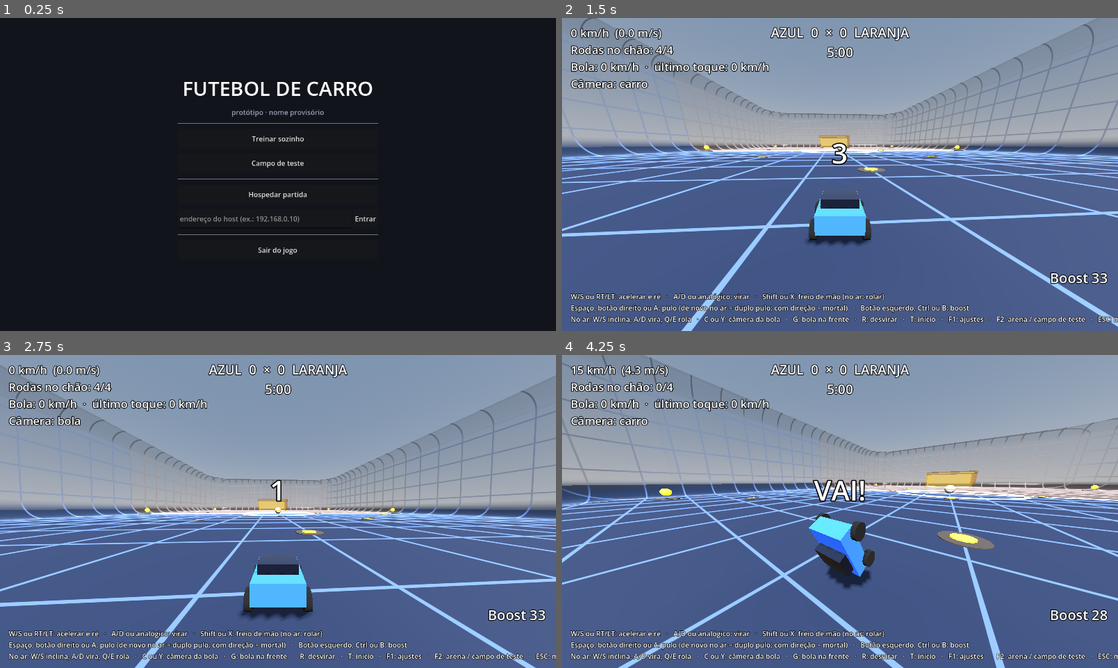
Above: before the commit, frames 1-4 (two rows, left to right).
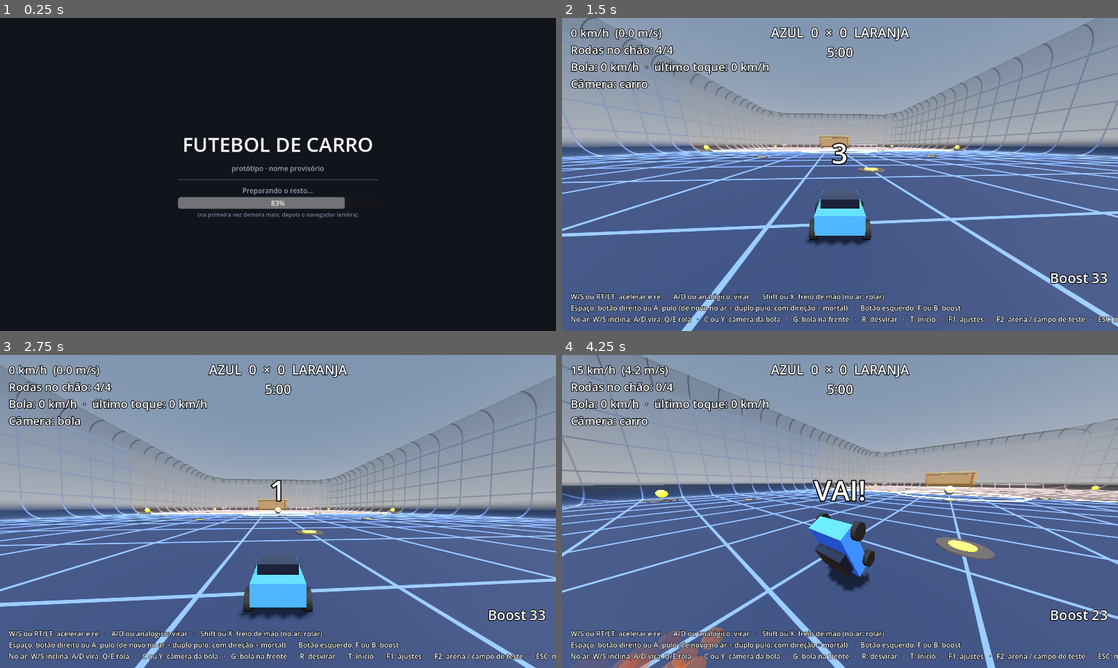
Above: after the commit, the same moments.

Repository: Lelokz/JogoDoCarro
Game: Godot game, scene res://cenas/menu.tscn
Same seed, same stepped clock (60 frames per second), same inputs: the game is played once before the commit and once after it.
Inputs (mouse positions are in pixels of both pictures, inside the frame that each line leads up to):
- Up to frame 1 (0.25 s): no input
- Up to frame 2 (1.5 s): click "Treinar sozinho" at 0.5 s; tap Enter (ui_accept) at 1.25 s; move the mouse to (962, 158) at 1.27 s; press the mouse at (962, 158) at 1.28 s; hold D (direita) from 1.28 s (still down); tap W (acelerar) at 1.35 s
- Up to frame 3 (2.75 s): tap Space (pulo) at 1.52, 1.82, 2.27, 2.57 s; tap Enter (ui_accept) at 2 s; move the mouse to (166, 527) at 2.02 s; release D (direita) at 2.03 s; release the mouse at (166, 527) at 2.03 s; hold Down from 2.03 s (still down); click (166, 527) at 2.1 s; tap C (camera_bola) at 2.3 s
- Up to frame 4 (4.25 s): move the mouse to (895, 442) at 2.77 s; release Down at 2.78 s; hold D (direita) 2.78-3.53 s; tap C (camera_bola) at 2.85 s; click (895, 442) at 2.92 s; tap R (desvirar) at 3.05, 3.6 s; move the mouse to (812, 574) at 3.52 s; hold S (nariz_cima) from 3.53 s (still down); click (812, 574) at 3.67 s; tap Space (pulo) at 3.77, 4.07 s; tap F at 3.8 s

The runs differ from the first frame. In frame 1, 4.0% of the frame differs, in the area x 31-69%, y 20-76%; in frame 2, 0.3%; in frame 3, 0.3%; in frame 4, 15%, in the area x 0-100%, y 0-100%.

Commit message:
Carregamento: 2 shaders só, tela de carregamento em etapas, Treinar sozinho abre na hora; boost no F (Ctrl+W fechava a aba)

Diff:
--- a/jogo/cenas/bola.tscn
+++ b/jogo/cenas/bola.tscn
@@ -1,7 +1,6 @@
-[gd_scene load_steps=7 format=3]
+[gd_scene load_steps=5 format=3]
 
 [ext_resource type="Script" path="res://scripts/bola.gd" id="1"]
-[ext_resource type="Shader" path="res://shaders/bola.gdshader" id="2"]
 
 [sub_resource type="PhysicsMaterial" id="material_fisico"]
 friction = 0.35
@@ -10,11 +9,7 @@
 [sub_resource type="SphereShape3D" id="forma"]
 radius = 0.9125
 
-[sub_resource type="ShaderMaterial" id="material"]
-shader = ExtResource("2")
-
 [sub_resource type="SphereMesh" id="malha"]
-material = SubResource("material")
 radius = 0.9125
 height = 1.825
 
--- a/jogo/cenas/carro.tscn
+++ b/jogo/cenas/carro.tscn
@@ -8,23 +8,13 @@
 [sub_resource type="BoxMesh" id="malha_corpo"]
 size = Vector3(0.84, 0.36, 1.18)
 
-[sub_resource type="StandardMaterial3D" id="mat_corpo"]
-albedo_color = Color(0.2, 0.45, 0.95, 1)
-
 [sub_resource type="BoxMesh" id="malha_cabine"]
 size = Vector3(0.7, 0.18, 0.5)
-
-[sub_resource type="StandardMaterial3D" id="mat_cabine"]
-albedo_color = Color(0.08, 0.1, 0.16, 1)
-roughness = 0.2
 
 [sub_resource type="CylinderMesh" id="malha_roda"]
 top_radius = 0.17
 bottom_radius = 0.17
 height = 0.12
-
-[sub_resource type="StandardMaterial3D" id="mat_roda"]
-albedo_color = Color(0.07, 0.07, 0.07, 1)
 
 [node name="Carro" type="RigidBody3D"]
 mass = 180.0
@@ -35,37 +25,31 @@
 
 [node name="Corpo" type="MeshInstance3D" parent="."]
 mesh = SubResource("malha_corpo")
-surface_material_override/0 = SubResource("mat_corpo")
 
 [node name="Cabine" type="MeshInstance3D" parent="."]
 transform = Transform3D(1, 0, 0, 0, 1, 0, 0, 0, 1, 0, 0.27, 0.08)
 mesh = SubResource("malha_cabine")
-surface_material_override/0 = SubResource("mat_cabine")
 
 [node name="RodaFE" type="Marker3D" parent="."]
 transform = Transform3D(1, 0, 0, 0, 1, 0, 0, 0, 1, -0.46, -0.08, -0.42)
 
 [node name="Pneu" type="MeshInstance3D" parent="RodaFE"]
 mesh = SubResource("malha_roda")
-surface_material_override/0 = SubResource("mat_roda")
 
 [node name="RodaFD" type="Marker3D" parent="."]
 transform = Transform3D(1, 0, 0, 0, 1, 0, 0, 0, 1, 0.46, -0.08, -0.42)
 
 [node name="Pneu" type="MeshInstance3D" parent="RodaFD"]
 mesh = SubResource("malha_roda")
-surface_material_override/0 = SubResource("mat_roda")
 
 [node name="RodaTE" type="Marker3D" parent="."]
 transform = Transform3D(1, 0, 0, 0, 1, 0, 0, 0, 1, -0.46, -0.08, 0.42)
 
 [node name="Pneu" type="MeshInstance3D" parent="RodaTE"]
 mesh = SubResource("malha_roda")
-surface_material_override/0 = SubResource("mat_roda")
 
 [node name="RodaTD" type="Marker3D" parent="."]
 transform = Transform3D(1, 0, 0, 0, 1, 0, 0, 0, 1, 0.46, -0.08, 0.42)
 
 [node name="Pneu" type="MeshInstance3D" parent="RodaTD"]
 mesh = SubResource("malha_roda")
-surface_material_override/0 = SubResource("mat_roda")
--- a/jogo/project.godot
+++ b/jogo/project.godot
@@ -7,6 +7,8 @@
 config/name="Protótipo - Futebol de Carro"
 run/main_scene="res://cenas/menu.tscn"
 config/features=PackedStringArray("4.7", "Forward Plus")
+boot_splash/bg_color=Color(0.07, 0.08, 0.11, 1)
+boot_splash/show_image=false
 
 [autoload]
 
--- a/jogo/scripts/arena.gd
+++ b/jogo/scripts/arena.gd
@@ -18,16 +18,13 @@
 const COR_AZUL := Color(0.15, 0.4, 1.0)
 const COR_LARANJA := Color(1.0, 0.5, 0.1)
 
-var material := ShaderMaterial.new()
-var material_vidro := ShaderMaterial.new()
+var material: ShaderMaterial
+var material_vidro: ShaderMaterial
 
 
 func _ready() -> void:
-	material.shader = preload("res://shaders/arena.gdshader")
-	material.set_shader_parameter("metade_comprimento", COMPRIMENTO / 2.0)
-	material.set_shader_parameter("meia_largura_gol", GOL_LARGURA / 2.0)
-	material_vidro.shader = preload("res://shaders/arena_vidro.gdshader")
-	material_vidro.set_shader_parameter("metade_comprimento", COMPRIMENTO / 2.0)
+	material = Materiais.chao_da_arena(COMPRIMENTO / 2.0, GOL_LARGURA / 2.0)
+	material_vidro = Materiais.vidro(COMPRIMENTO / 2.0)
 	criar_chao_de_fora()
 	criar_bloco(Vector3(0, -0.5, 0), Vector3(LARGURA + 2.0, 1.0, COMPRIMENTO + 2.0 * GOL_FUNDO + 4.0), material)
 	# teto: só colisão, pra ver o céu
@@ -136,10 +133,7 @@
 
 
 func criar_gol(lado: float, cor: Color) -> void:
-	var rede := StandardMaterial3D.new()
-	rede.albedo_color = Color(cor.r, cor.g, cor.b, 0.35)
-	rede.transparency = BaseMaterial3D.TRANSPARENCY_ALPHA
-	rede.cull_mode = BaseMaterial3D.CULL_DISABLED
+	var rede := Materiais.transparente(Color(cor.r, cor.g, cor.b, 0.35))
 	var g := GOL_LARGURA / 2.0
 	var linha := lado * COMPRIMENTO / 2.0
 	criar_bloco(Vector3(0, GOL_ALTURA / 2.0, linha + lado * (GOL_FUNDO + 0.5)), Vector3(GOL_LARGURA + 2.0, GOL_ALTURA, 1.0), rede)
@@ -154,9 +148,7 @@
 	desenho.mesh = PlaneMesh.new()
 	desenho.mesh.size = Vector2(600, 600)
 	desenho.position.y = -1.0
-	var cor := StandardMaterial3D.new()
-	cor.albedo_color = Color(0.07, 0.08, 0.1)
-	desenho.material_override = cor
+	desenho.material_override = Materiais.liso(Color(0.07, 0.08, 0.1), 0.9)
 	add_child(desenho)
 
 
--- a/jogo/scripts/bola.gd
+++ b/jogo/scripts/bola.gd
@@ -29,6 +29,7 @@
 
 func _ready() -> void:
 	carro = get_node(carro_caminho)
+	$Desenho.material_override = Materiais.bola()
 	ponto_inicial = global_transform
 	contact_monitor = true
 	max_contacts_reported = 4
--- a/jogo/scripts/campo_teste.gd
+++ b/jogo/scripts/campo_teste.gd
@@ -16,11 +16,11 @@
 	[Vector3(-45, 3, 0), Vector3(2, 6, 60)],
 ]
 
-var material_grade := ShaderMaterial.new()
+var material_grade: ShaderMaterial
 
 
 func _ready() -> void:
-	material_grade.shader = preload("res://shaders/grade.gdshader")
+	material_grade = Materiais.grade()
 	# ainda não tem os pads de boost (etapa 5): aqui o tanque enche sozinho
 	$Carro.recarga_boost = 20.0
 	criar_bloco(Vector3(0, -0.5, 0), Vector3(TAMANHO_CHAO, 1, TAMANHO_CHAO), Basis())
--- a/jogo/scripts/carro.gd
+++ b/jogo/scripts/carro.gd
@@ -100,6 +100,11 @@
 func _ready() -> void:
 	add_to_group("carros")
 	ponto_inicial = global_transform
+	$Corpo.material_override = Materiais.liso(Color(0.2, 0.45, 0.95))
+	$Cabine.material_override = Materiais.liso(Color(0.08, 0.1, 0.16), 0.2)
+	var pneu := Materiais.liso(Color(0.07, 0.07, 0.07))
+	for roda in rodas:
+		roda.get_node("Pneu").material_override = pneu
 	criar_rastro()
 
 
@@ -402,9 +407,7 @@
 
 
 func definir_time(time: String) -> void:
-	var cor := StandardMaterial3D.new()
-	cor.albedo_color = Color(0.2, 0.45, 0.95) if time == "azul" else Color(1.0, 0.5, 0.12)
-	$Corpo.material_override = cor
+	$Corpo.material_override = Materiais.liso(Color(0.2, 0.45, 0.95) if time == "azul" else Color(1.0, 0.5, 0.12))
 
 
 func estimar_rodas() -> void:
@@ -483,11 +486,7 @@
 	bolinha.height = 0.18
 	bolinha.radial_segments = 8
 	bolinha.rings = 4
-	var material := StandardMaterial3D.new()
-	material.shading_mode = BaseMaterial3D.SHADING_MODE_UNSHADED
-	material.vertex_color_use_as_albedo = true
-	material.transparency = BaseMaterial3D.TRANSPARENCY_ALPHA
-	bolinha.material = material
+	bolinha.material = Materiais.rastro()
 	rastro.mesh = bolinha
 	var cores := Gradient.new()
 	cores.set_color(0, Color(1.0, 0.8, 0.3, 1.0))
--- a/jogo/scripts/controles.gd
+++ b/jogo/scripts/controles.gd
@@ -9,7 +9,8 @@
 	adicionar("direita", [KEY_D, KEY_RIGHT], [], [[JOY_AXIS_LEFT_X, 1.0]])
 	adicionar("freio_mao", [KEY_SHIFT], [JOY_BUTTON_X], [])
 	adicionar("pulo", [KEY_SPACE], [JOY_BUTTON_A], [], [MOUSE_BUTTON_RIGHT])
-	adicionar("boost", [KEY_CTRL], [JOY_BUTTON_B], [], [MOUSE_BUTTON_LEFT])
+	# sem Ctrl: no navegador Ctrl+W (boost + acelerar) fecha a aba, e o site não consegue impedir
+	adicionar("boost", [KEY_F], [JOY_BUTTON_B], [], [MOUSE_BUTTON_LEFT])
 	# no ar: W/S e o analógico pra cima/baixo inclinam o nariz
 	adicionar("nariz_baixo", [KEY_W, KEY_UP], [], [[JOY_AXIS_LEFT_Y, -1.0]])
 	adicionar("nariz_cima", [KEY_S, KEY_DOWN], [], [[JOY_AXIS_LEFT_Y, 1.0]])
--- a/jogo/scripts/hud.gd
+++ b/jogo/scripts/hud.gd
@@ -16,7 +16,7 @@
 	var hospedando := ""
 	if Rede.modo == "host":
 		hospedando = "HOSPEDANDO · teus amigos entram em: %s\n" % "  ou  ".join(Rede.enderecos_deste_pc())
-	$Controles.text = hospedando + "W/S ou RT/LT: acelerar e ré …(144 unchanged characters)… direção = mortal)   ·   Botão esquerdo, Ctrl ou B: boost\nNo ar: W/S inclina, A/D vi …(189 unchanged characters)…
+	$Controles.text = hospedando + "W/S ou RT/LT: acelerar e ré …(144 unchanged characters)… direção = mortal)   ·   Botão esquerdo, F ou B: boost\nNo ar: W/S inclina, A/D vi …(189 unchanged characters)…
 
 
 func _process(_delta: float) -> void:
--- /dev/null
+++ b/jogo/scripts/materiais.gd
@@ -0,0 +1,60 @@
+class_name Materiais
+extends RefCounted
+
+# Todos os materiais do jogo saem daqui, de só dois shaders (sólido e transparente).
+# Medido em 30/10/2026: cada shader diferente custava ~1 s pro navegador compilar na primeira
+# vez que o jogo abria; com tudo em dois, o "Treinar sozinho" abre na hora.
+
+const SOLIDO := preload("res://shaders/superficie.gdshader")
+const TRANSPARENTE := preload("res://shaders/transparente.gdshader")
+
+
+static func liso(cor: Color, aspereza := 0.8, brilho := Color.BLACK, forca_brilho := 0.0) -> ShaderMaterial:
+	var m := novo(SOLIDO, 1)
+	m.set_shader_parameter("cor", cor)
+	m.set_shader_parameter("aspereza", aspereza)
+	m.set_shader_parameter("brilho", brilho)
+	m.set_shader_parameter("forca_brilho", forca_brilho)
+	return m
+
+
+static func chao_da_arena(metade_comprimento: float, meia_largura_gol: float) -> ShaderMaterial:
+	var m := novo(SOLIDO, 0)
+	m.set_shader_parameter("metade_comprimento", metade_comprimento)
+	m.set_shader_parameter("meia_largura_gol", meia_largura_gol)
+	return m
+
+
+static func bola() -> ShaderMaterial:
+	var m := novo(SOLIDO, 2)
+	m.set_shader_parameter("aspereza", 0.5)
+	return m
+
+
+static func grade() -> ShaderMaterial:
+	var m := novo(SOLIDO, 3)
+	m.set_shader_parameter("aspereza", 0.9)
+	return m
+
+
+static func vidro(metade_comprimento: float) -> ShaderMaterial:
+	var m := novo(TRANSPARENTE, 0)
+	m.set_shader_parameter("metade_comprimento", metade_comprimento)
+	return m
+
+
+static func transparente(cor: Color) -> ShaderMaterial:
+	var m := novo(TRANSPARENTE, 1)
+	m.set_shader_parameter("cor", cor)
+	return m
+
+
+static func rastro() -> ShaderMaterial:
+	return novo(TRANSPARENTE, 2)
+
+
+static func novo(shader: Shader, tipo: int) -> ShaderMaterial:
+	var m := ShaderMaterial.new()
+	m.shader = shader
+	m.set_shader_parameter("tipo", tipo)
+	return m
--- a/jogo/scripts/menu.gd
+++ b/jogo/scripts/menu.gd
@@ -7,6 +7,18 @@
 
 var endereco := LineEdit.new()
 var aviso := Label.new()
+var opcoes := VBoxContainer.new()
+# Tela de carregamento: monta a arena escondida e mostra ela aos poucos (céu, coisas sólidas, vidro,
+# rastro do boost, resto), um pedaço por quadro. A placa de vídeo compila os shaders de cada pedaço
+# e a barra anda entre um e outro. Depois disso o "Treinar sozinho" abre na hora.
+# (No navegador, compilar tudo de uma vez travava 10 a 20 s na primeira vez.)
+const ETAPAS := ["Carregando a arena", "Preparando o céu", "Preparando o chão e os carros", "Preparando o vidro", "Preparando o boost", "Preparando o resto", "Pronto"]
+var carregando := VBoxContainer.new()
+var barra := ProgressBar.new()
+var etapa_texto := Label.new()
+var janela_escondida: SubViewport
+var etapa := -1
+var quadro := 0
 
 
 func _ready() -> void:
@@ -35,6 +47,28 @@
 	subtitulo.add_theme_color_override("font_color", Color(0.6, 0.63, 0.7))
 	caixa.add_child(subtitulo)
 	caixa.add_child(HSeparator.new())
+
+	etapa_texto.horizontal_alignment = HORIZONTAL_ALIGNMENT_CENTER
+	etapa_texto.add_theme_color_override("font_color", Color(0.6, 0.63, 0.7))
+	barra.custom_minimum_size.y = 26
+	barra.max_value = ETAPAS.size() - 1
+	var primeira_vez := Label.new()
+	primeira_vez.text = "(na primeira vez demora mais; depois o navegador lembra)"
+	primeira_vez.horizontal_alignment = HORIZONTAL_ALIGNMENT_CENTER
+	primeira_vez.add_theme_font_size_override("font_size", 13)
+	primeira_vez.add_theme_color_override("font_color", Color(0.45, 0.48, 0.55))
+	carregando.add_child(etapa_texto)
+	carregando.add_child(barra)
+	carregando.add_child(primeira_vez)
+	caixa.add_child(carregando)
+	opcoes.add_theme_constant_override("separation", 12)
+	caixa.add_child(opcoes)
+	var ja_carregou := Rede.cena_arena != null
+	carregando.visible = not ja_carregou
+	opcoes.visible = ja_carregou
+	if not ja_carregou:
+		etapa_texto.text = ETAPAS[0] + "…"
+	caixa = opcoes
 
 	caixa.add_child(botao("Treinar sozinho", func() -> void: Rede.treinar()))
 	caixa.add_child(botao("Campo de teste", func() -> void: Rede.treinar("res://cenas/campo_teste.tscn")))
@@ -75,6 +109,61 @@
 			entrar.call_deferred()
 
 
+func _process(_delta: float) -> void:
+	if not carregando.visible:
+		return
+	# dois quadros leves entre uma etapa pesada e outra: senão o navegador não mostra a barra andando
+	quadro += 1
+	if quadro % 3 != 0:
+		return
+	etapa += 1
+	match etapa:
+		0:
+			Rede.cena_arena = load("res://cenas/arena.tscn")
+			janela_escondida = SubViewport.new()
+			janela_escondida.size = Vector2i(64, 64)
+			janela_escondida.own_world_3d = true
+			janela_escondida.render_target_update_mode = SubViewport.UPDATE_ALWAYS
+			add_child(janela_escondida)
+			janela_escondida.add_child(Rede.cena_arena.instantiate())
+			mostrar_pedaco(func(_no: Node) -> bool: return false)
+		1:
+			mostrar_pedaco(func(no: Node) -> bool: return usa_shader(no, Materiais.SOLIDO))
+		2:
+			mostrar_pedaco(func(no: Node) -> bool: return usa_shader(no, Materiais.TRANSPARENTE))
+		3:
+			janela_escondida.get_child(0).get_node("Carro").boostando = true
+			mostrar_pedaco(func(no: Node) -> bool: return no is CPUParticles3D)
+		4:
+			mostrar_pedaco(func(_no: Node) -> bool: return true)
+			for camada in janela_escondida.find_children("*", "CanvasLayer", true, false):
+				camada.visible = true
+		_:
+			janela_escondida.queue_free()
+			janela_escondida = null
+			carregando.visible = false
+			opcoes.visible = true
+			return
+	barra.value = etapa + 1
+	etapa_texto.text = ETAPAS[etapa + 1] + "…"
+
+
+func mostrar_pedaco(mostrar: Callable) -> void:
+	# deixa visível só o que já foi preparado + o pedaço novo
+	for no in janela_escondida.find_children("*", "GeometryInstance3D", true, false):
+		no.visible = no.visible or mostrar.call(no)
+		if etapa == 0:
+			no.visible = false
+	if etapa == 0:
+		for camada in janela_escondida.find_children("*", "CanvasLayer", true, false):
+			camada.visible = false
+
+
+func usa_shader(no: Node, shader: Shader) -> bool:
+	var material: Material = no.material_override if no is GeometryInstance3D else null
+	return material is ShaderMaterial and material.shader == shader
+
+
 func montar_aviso(caixa: VBoxContainer) -> void:
 	aviso.autowrap_mode = TextServer.AUTOWRAP_WORD_SMART
 	aviso.horizontal_alignment = HORIZONTAL_ALIGNMENT_CENTER
--- a/jogo/scripts/partida.gd
+++ b/jogo/scripts/partida.gd
@@ -463,9 +463,7 @@
 	base.mesh.bottom_radius = base.mesh.top_radius
 	base.mesh.height = 0.04
 	base.position.y = 0.02
-	var cor_base := StandardMaterial3D.new()
-	cor_base.albedo_color = Color(0.25, 0.22, 0.2)
-	base.material_override = cor_base
+	base.material_override = Materiais.liso(Color(0.25, 0.22, 0.2))
 	var brilho := MeshInstance3D.new()
 	if grande:
 		brilho.mesh = SphereMesh.new()
@@ -478,12 +476,7 @@
 		brilho.mesh.bottom_radius = 0.45
 		brilho.mesh.height = 0.08
 		brilho.position.y = 0.06
-	var cor := StandardMaterial3D.new()
-	cor.albedo_color = Color(1.0, 0.6, 0.15)
-	cor.emission_enabled = true
-	cor.emission = Color(1.0, 0.5, 0.1)
-	cor.emission_energy_multiplier = 2.0
-	brilho.material_override = cor
+	brilho.material_override = Materiais.liso(Color(1.0, 0.6, 0.15), 0.5, Color(1.0, 0.5, 0.1), 2.0)
 	raiz.add_child(base)
 	raiz.add_child(brilho)
 	add_child(raiz)
--- a/jogo/scripts/rede.gd
+++ b/jogo/scripts/rede.gd
@@ -14,6 +14,7 @@
 var modo := "sozinho"   # "sozinho", "host" ou "cliente"
 var aviso := ""         # recado pro menu (ex.: "o host fechou a partida")
 var leu_linha_de_comando := false   # o -- --hospedar / --entrar só vale quando o jogo abre
+var cena_arena: PackedScene   # carregada no menu e guardada: o "Treinar sozinho" não espera carregar
 var ajustes_do_host := {}   # quem entrou guarda os ajustes do carro que o host mandou
 # teste: finge internet lenta segurando cada mensagem que sai (-- --atraso=60 = 60 ms)
 var atraso := 0.0
@@ -44,7 +45,10 @@
 
 func treinar(cena := "res://cenas/arena.tscn") -> void:
 	modo = "sozinho"
-	get_tree().change_scene_to_file(cena)
+	if cena == "res://cenas/arena.tscn" and cena_arena:
+		get_tree().change_scene_to_packed(cena_arena)
+	else:
+		get_tree().change_scene_to_file(cena)
 
 
 func hospedar() -> Error:
--- a/jogo/shaders/arena.gdshader
+++ /dev/null
@@ -1,12 +0,0 @@
-shader_type spatial;
-render_mode cull_disabled;
-
-// Chão da arena: sólido.
-
-#include "res://shaders/arena_comum.gdshaderinc"
-
-void fragment() {
-	ALBEDO = cor_da_arena(linhas_da_grade());
-	ROUGHNESS = 0.8;
-	NORMAL = normal_certa(VIEW_MATRIX);
-}
--- a/jogo/shaders/arena_vidro.gdshader
+++ /dev/null
@@ -1,22 +0,0 @@
-shader_type spatial;
-render_mode cull_disabled, depth_draw_never;
-
-// Paredes da arena: vidro. A câmera atrás da parede ainda vê o carro e a bola.
-// A curva de baixo fica quase sólida (é chão, onde o carro sobe) e vai virando vidro pra cima.
-
-#include "res://shaders/arena_comum.gdshaderinc"
-
-uniform float transparencia_vidro = 0.12;
-uniform float transparencia_linhas = 0.45;
-uniform float altura_solida = 0.6;
-uniform float altura_vidro = 3.0;
-
-void fragment() {
-	float linhas = linhas_da_grade();
-	ALBEDO = cor_da_arena(linhas);
-	ROUGHNESS = 0.15;
-	METALLIC = 0.2;
-	float vidro = mix(transparencia_vidro, transparencia_linhas, linhas);
-	ALPHA = mix(0.9, vidro, smoothstep(altura_solida, altura_vidro, posicao_mundo.y));
-	NORMAL = normal_certa(VIEW_MATRIX);
-}
--- a/jogo/shaders/bola.gdshader
+++ /dev/null
@@ -1,18 +0,0 @@
-shader_type spatial;
-
-// Gomos claros e escuros + faixa laranja no meio, pra dar pra ver a bola girando.
-
-varying vec3 posicao_local;
-
-void vertex() {
-	posicao_local = VERTEX;
-}
-
-void fragment() {
-	vec3 n = normalize(posicao_local);
-	float gomo = step(0.0, sin(atan(n.z, n.x) * 3.0));
-	vec3 cor = mix(vec3(0.95), vec3(0.72, 0.74, 0.78), gomo);
-	cor = mix(cor, vec3(1.0, 0.55, 0.1), step(abs(n.y), 0.08));
-	ALBEDO = cor;
-	ROUGHNESS = 0.5;
-}
--- a/jogo/shaders/grade.gdshader
+++ /dev/null
@@ -1,28 +0,0 @@
-shader_type spatial;
-
-// Grade no chão: linha fina a cada 1 m, linha laranja a cada 10 m.
-
-uniform vec3 cor_base : source_color = vec3(0.16, 0.18, 0.21);
-uniform vec3 cor_linha : source_color = vec3(0.32, 0.35, 0.40);
-uniform vec3 cor_linha_forte : source_color = vec3(0.95, 0.55, 0.15);
-
-varying vec3 posicao_mundo;
-
-void vertex() {
-	posicao_mundo = (MODEL_MATRIX * vec4(VERTEX, 1.0)).xyz;
-}
-
-float linha(vec2 p, float passo, float largura) {
-	vec2 distancia = abs(fract(p / passo - 0.5) - 0.5) * passo;
-	vec2 borda = fwidth(p);
-	vec2 l = 1.0 - smoothstep(vec2(largura), vec2(largura) + borda, distancia);
-	return max(l.x, l.y);
-}
-
-void fragment() {
-	vec2 p = posicao_mundo.xz;
-	vec3 cor = mix(cor_base, cor_linha, linha(p, 1.0, 0.02));
-	cor = mix(cor, cor_linha_forte, linha(p, 10.0, 0.06));
-	ALBEDO = cor;
-	ROUGHNESS = 0.9;
-}
--- /dev/null
+++ b/jogo/shaders/superficie.gdshader
@@ -0,0 +1,45 @@
+shader_type spatial;
+render_mode cull_disabled;
+
+// Receita única de tudo que é sólido: chão da arena, campo de teste, carro, bola e pads.
+// Cada shader diferente o navegador compila separado na primeira vez que o jogo abre (uns 1 s cada),
+// então tudo usa este mesmo; o "tipo" escolhe o desenho.
+
+#include "res://shaders/arena_comum.gdshaderinc"
+
+uniform int tipo = 1;   // 0 = chão da arena, 1 = cor lisa, 2 = bola, 3 = grade do campo de teste
+uniform vec4 cor : source_color = vec4(1.0);
+uniform float aspereza = 0.8;
+uniform vec3 brilho : source_color = vec3(0.0);   // cor que brilha sozinha (pads de boost)
+uniform float forca_brilho = 0.0;
+
+void vertex() {
+	posicao_mundo = (MODEL_MATRIX * vec4(VERTEX, 1.0)).xyz;
+	normal_mundo = normalize((MODEL_MATRIX * vec4(NORMAL, 0.0)).xyz);
+	posicao_local = VERTEX;
+}
+
+float linha_fina(vec2 p, float passo, float largura) {
+	return grade(p, passo, largura);
+}
+
+void fragment() {
+	vec3 albedo = cor.rgb;
+	if (tipo == 0) {
+		albedo = cor_da_arena(linhas_da_grade());
+	} else if (tipo == 2) {
+		// gomos claros e escuros + faixa laranja, pra dar pra ver a bola girando
+		vec3 n = normalize(posicao_local);
+		float gomo = step(0.0, sin(atan(n.z, n.x) * 3.0));
+		albedo = mix(vec3(0.95), vec3(0.72, 0.74, 0.78), gomo);
+		albedo = mix(albedo, vec3(1.0, 0.55, 0.1), step(abs(n.y), 0.08));
+	} else if (tipo == 3) {
+		// campo de teste: linha fina a cada 1 m, laranja a cada 10 m
+		albedo = mix(vec3(0.16, 0.18, 0.21), vec3(0.32, 0.35, 0.40), linha_fina(posicao_mundo.xz, 1.0, 0.02));
+		albedo = mix(albedo, vec3(0.95, 0.55, 0.15), linha_fina(posicao_mundo.xz, 10.0, 0.06));
+	}
+	ALBEDO = albedo;
+	ROUGHNESS = aspereza;
+	EMISSION = brilho * forca_brilho;
+	NORMAL = normal_certa(VIEW_MATRIX);
+}
--- /dev/null
+++ b/jogo/shaders/transparente.gdshader
@@ -0,0 +1,44 @@
+shader_type spatial;
+render_mode cull_disabled, depth_draw_never;
+
+// Receita única de tudo que é transparente: vidro da arena, rede do gol e rastro do boost
+// (mesmo motivo do superficie.gdshader: um shader só = uma compilação só no navegador).
+
+#include "res://shaders/arena_comum.gdshaderinc"
+
+uniform int tipo = 1;   // 0 = vidro da arena, 1 = cor transparente (rede do gol), 2 = rastro do boost
+uniform vec4 cor : source_color = vec4(1.0, 1.0, 1.0, 0.35);
+// vidro: a curva de baixo fica quase sólida (é chão, onde o carro sobe) e vai virando vidro pra cima
+uniform float transparencia_vidro = 0.12;
+uniform float transparencia_linhas = 0.45;
+uniform float altura_solida = 0.6;
+uniform float altura_vidro = 3.0;
+
+varying vec4 cor_do_vertice;
+
+void vertex() {
+	posicao_mundo = (MODEL_MATRIX * vec4(VERTEX, 1.0)).xyz;
+	normal_mundo = normalize((MODEL_MATRIX * vec4(NORMAL, 0.0)).xyz);
+	posicao_local = VERTEX;
+	cor_do_vertice = COLOR;   // no rastro, é a cor de cada bolinha (vai sumindo)
+}
+
+void fragment() {
+	if (tipo == 0) {
+		float linhas = linhas_da_grade();
+		ALBEDO = cor_da_arena(linhas);
+		ROUGHNESS = 0.15;
+		METALLIC = 0.2;
+		float vidro = mix(transparencia_vidro, transparencia_linhas, linhas);
+		ALPHA = mix(0.9, vidro, smoothstep(altura_solida, altura_vidro, posicao_mundo.y));
+	} else if (tipo == 1) {
+		ALBEDO = cor.rgb;
+		ROUGHNESS = 0.6;
+		ALPHA = cor.a;
+	} else {
+		ALBEDO = vec3(0.0);
+		EMISSION = cor_do_vertice.rgb;
+		ALPHA = cor_do_vertice.a;
+	}
+	NORMAL = normal_certa(VIEW_MATRIX);
+}
Not shown: 1 places in jogo/cenas/carro.tscn that only renumber resources
Not shown, added: jogo/scripts/materiais.gd.uid
Not shown, removed: jogo/shaders/arena.gdshader.uid
Not shown, changed: jogo/shaders/arena_comum.gdshaderinc
Not shown, removed: jogo/shaders/arena_vidro.gdshader.uid
Not shown, removed: jogo/shaders/bola.gdshader.uid
Not shown, removed: jogo/shaders/grade.gdshader.uid
Not shown, added: jogo/shaders/superficie.gdshader.uid
Not shown, added: jogo/shaders/transparente.gdshader.uid
Not shown, changed: PROGRESSO.md
